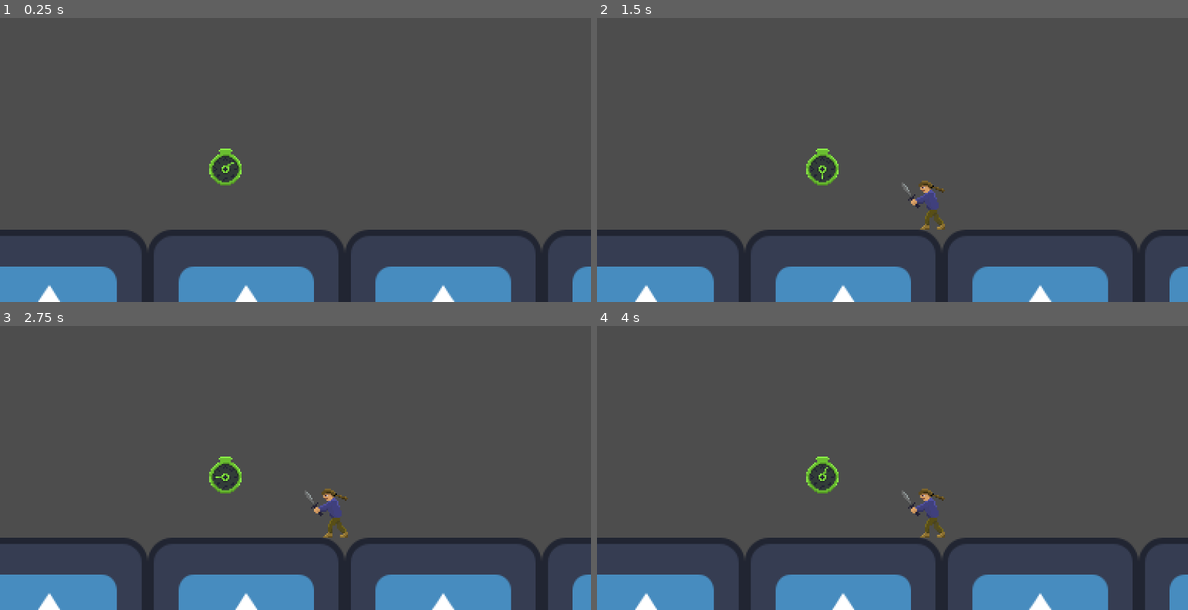
Above: before the commit, frames 1-4 (two rows, left to right).
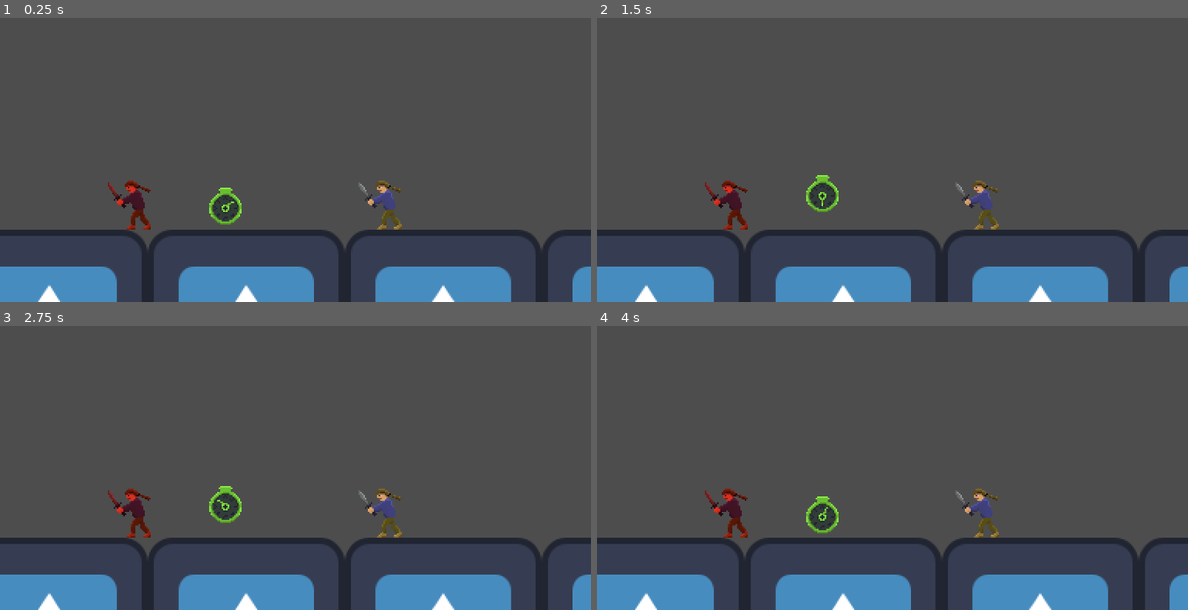
Above: after the commit, the same moments.

Repository: Justiniscoding/HavenHamilton
Game: Godot game, scene res://Scenes/game.tscn
The game is run twice, just before and just after one commit, with the same random seed, the same clock (stepped at 60 frames per second) and the same inputs. The engine's default icon, where the game draws it, is replaced by a stand-in: a white triangle on a blue panel in a dark square.
Inputs:
- Up to frame 1 (0.25 s): no input
- Up to frame 2 (1.5 s): tap S (down2) at 0.6, 1.35 s
- Up to frame 3 (2.75 s): hold Down (down1) from 2.03 s (still down); tap S (down2) at 2.1 s
- Up to frame 4 (4 s): release Down (down1) at 2.78 s; tap S (down2) at 2.85, 3.6 s

The runs differ from the first frame. In frame 1, 2.0% of the frame differs, in the area x 18-68%, y 45-75%; in frame 2, 2.3%; in frame 3, 2.4%; in frame 4, 2.4%.

Commit message:
make time token rock up and down

Diff:
--- a/Scenes/TimeToken.tscn
+++ b/Scenes/TimeToken.tscn
@@ -2,6 +2,44 @@
 
 [ext_resource type="Script" uid="uid://bgpxdrk2k7myr" path="res://Scripts/time_token.gd" id="1_2ix4a"]
 [ext_resource type="Texture2D" uid="uid://c0x4hvy5mhgw1" path="res://Art/Time Token.png" id="2_2ix4a"]
+
+[sub_resource type="Animation" id="Animation_2ix4a"]
+length = 0.001
+tracks/0/type = "value"
+tracks/0/imported = false
+tracks/0/enabled = true
+tracks/0/path = NodePath("CollisionShape2D:position")
+tracks/0/interp = 1
+tracks/0/loop_wrap = true
+tracks/0/keys = {
+"times": PackedFloat32Array(0),
+"transitions": PackedFloat32Array(1),
+"update": 0,
+"values": [Vector2(-0.5, -0.5)]
+}
+
+[sub_resource type="Animation" id="Animation_y7djr"]
+resource_name = "rock"
+loop_mode = 1
+step = 0.0
+tracks/0/type = "value"
+tracks/0/imported = false
+tracks/0/enabled = true
+tracks/0/path = NodePath("CollisionShape2D:position")
+tracks/0/interp = 2
+tracks/0/loop_wrap = true
+tracks/0/keys = {
+"times": PackedFloat32Array(0, 0.5, 1),
+"transitions": PackedFloat32Array(1, 1, 1),
+"update": 0,
+"values": [Vector2(-0.5, -0.5), Vector2(-0.5, -10.5), Vector2(-0.5, -0.5)]
+}
+
+[sub_resource type="AnimationLibrary" id="AnimationLibrary_bru0b"]
+_data = {
+&"RESET": SubResource("Animation_2ix4a"),
+&"rock": SubResource("Animation_y7djr")
+}
 
 [sub_resource type="CircleShape2D" id="CircleShape2D_4042a"]
 radius = 11.045361
@@ -101,15 +139,22 @@
 [node name="TimeToken" type="Area2D" unique_id=15822373]
 script = ExtResource("1_2ix4a")
 
+[node name="AnimationPlayer" type="AnimationPlayer" parent="." unique_id=1820336418]
+libraries/ = SubResource("AnimationLibrary_bru0b")
+autoplay = &"rock"
+speed_scale = 0.25
+
 [node name="CollisionShape2D" type="CollisionShape2D" parent="." unique_id=25971077]
 position = Vector2(-0.5, -0.5)
 shape = SubResource("CircleShape2D_4042a")
 
-[node name="AnimatedSprite2D" type="AnimatedSprite2D" parent="." unique_id=387829673]
+[node name="AnimatedSprite2D" type="AnimatedSprite2D" parent="CollisionShape2D" unique_id=387829673]
 texture_filter = 1
-scale = Vector2(-1, 1)
+position = Vector2(0.5, 0.5)
+rotation = 3.1415925
+scale = Vector2(1, -1)
 sprite_frames = SubResource("SpriteFrames_ou2wq")
 autoplay = "default"
-frame_progress = 0.5302956
+frame_progress = 0.9636284
 
 [connection signal="body_entered" from="." to="." method="_on_body_entered"]
--- a/Scenes/game.tscn
+++ b/Scenes/game.tscn
@@ -19,10 +19,11 @@
 texture_filter = 1
 
 [node name="Player" parent="." unique_id=297062209 instance=ExtResource("1_ebmjs")]
-position = Vector2(226, 275)
+position = Vector2(261, 593)
 
 [node name="Player2" parent="." unique_id=1520999625 instance=ExtResource("1_ebmjs")]
-position = Vector2(791, 180)
+modulate = Color(1, 0.3019608, 0.29411766, 1)
+position = Vector2(98, 608)
 playerNumber = 2
 
 [node name="Camera2D" type="Camera2D" parent="." unique_id=1575957073]
@@ -32,5 +33,5 @@
 tile_map_data = PackedByteArray("AAD2/wMAAAAAAAAAAAD3/wMAAAAAAAAAAAD4/wMAAAAAAAAAAAD5/wMAAAAAAAAAAAD6/wMAAAAAAAAAAAD7/w …(480 unchanged characters)…
 tile_set = SubResource("TileSet_qxrlw")
 
-[node name="Node2D" parent="." unique_id=15822373 instance=ExtResource("3_wrm1d")]
-position = Vector2(179, 601)
+[node name="TimeToken" parent="." unique_id=15822373 instance=ExtResource("3_wrm1d")]
+position = Vector2(179, 627)
--- a/Scripts/time_token.gd
+++ b/Scripts/time_token.gd
@@ -28,4 +28,4 @@
 		hasBeenPickedUp = true
 		playerNode = body
 		$CollisionShape2D.set_deferred("disabled", true)
-		$AnimatedSprite2D.visible = false
+		$CollisionShape2D/AnimatedSprite2D.visible = false
